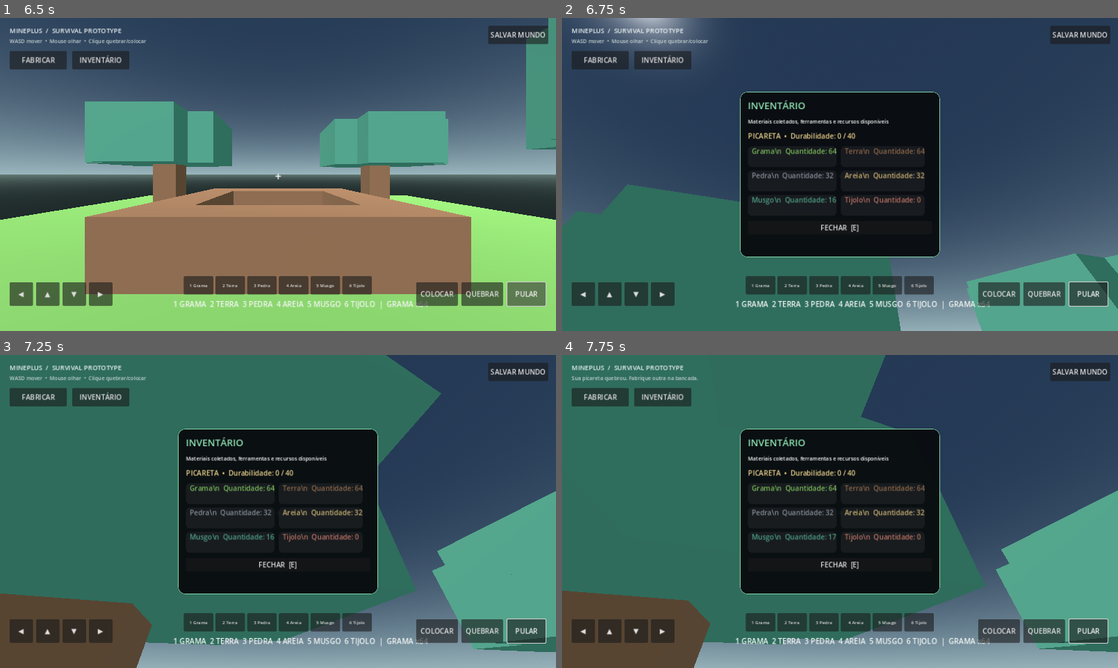
Above: before the commit, frames 1-4 (two rows, left to right).
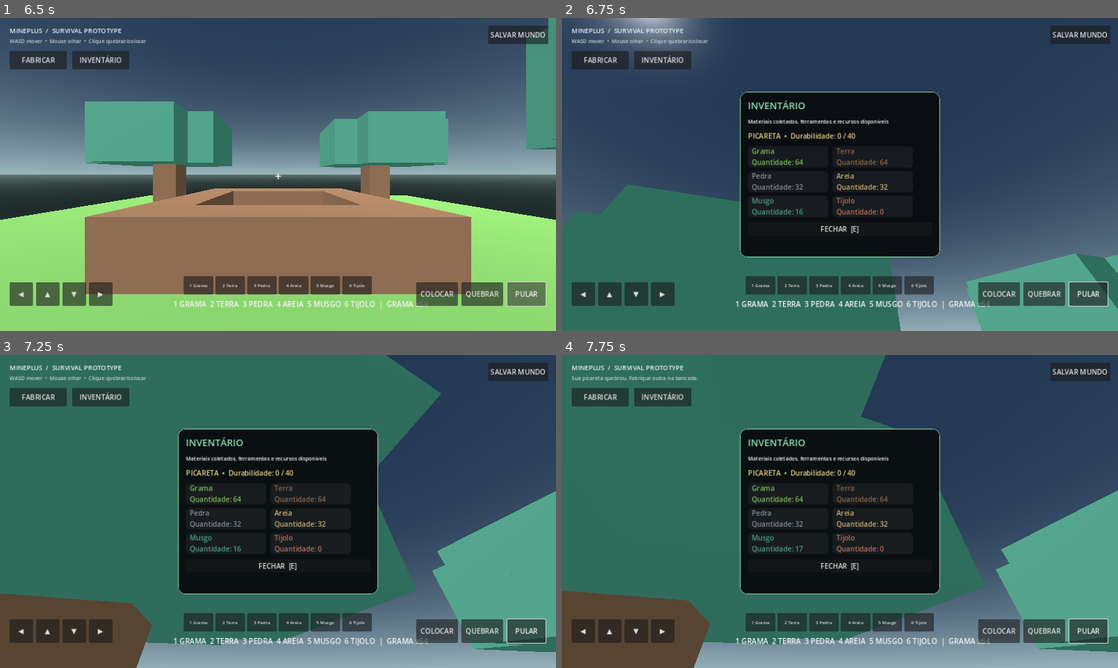
Above: after the commit, the same moments.

Repository: theolauria26-gif/MINEPLUS-PS4
Game: Godot game, scene res://scenes/main_menu.tscn
Two runs of this game, one before a commit and one after it. Both use one fixed random seed, a clock stepped at 60 frames per second and the inputs below.
Inputs (mouse positions are in pixels of both pictures, inside the frame that each line leads up to):
- Up to frame 1 (6.5 s): click "JOGAR" at 0.5 s; click "◀" at 1.25 s; click "▲" at 2 s; click "▼" at 2.75 s; click "▶" at 3.5 s; click "QUEBRAR" at 4.25 s; click "COLOCAR" at 5 s; click "PULAR" at 5.75 s
- Up to frame 2 (6.75 s): tap Enter at 6.5 s; move the mouse to (867, 174) at 6.52 s; hold W (move_forward) from 6.53 s (still down); tap E at 6.6 s; click (867, 174) at 6.67 s
- Up to frame 3 (7.25 s): keep holding W (move_forward); tap Space (jump) at 6.77 s
- Up to frame 4 (7.75 s): release W (move_forward) at 7.25 s; drag from (728, 527) to (812, 574) at 7.27 s

Frame 1 is identical in both runs. In frame 2, 1.7% of the frame differs, in the area x 34-66%, y 41-69%; in frame 3, 1.7%; in frame 4, 1.7%.

Commit message:
Fix multiline inventory item labels

Diff:
--- a/scripts/world.gd
+++ b/scripts/world.gd
@@ -295,7 +295,7 @@
 		item_style.set_corner_radius_all(9)
 		item.add_theme_stylebox_override("panel", item_style)
 		var label := Label.new()
-		label.text = "  %s\\n  Quantidade: %d" % [BLOCK_NAMES[i], block_counts[i]]
+		label.text = "  %s\n  Quantidade: %d" % [BLOCK_NAMES[i], block_counts[i]]
 		label.custom_minimum_size = Vector2(185, 48)
 		label.add_theme_color_override("font_color", BLOCK_COLORS[i])
 		item.add_child(label)
